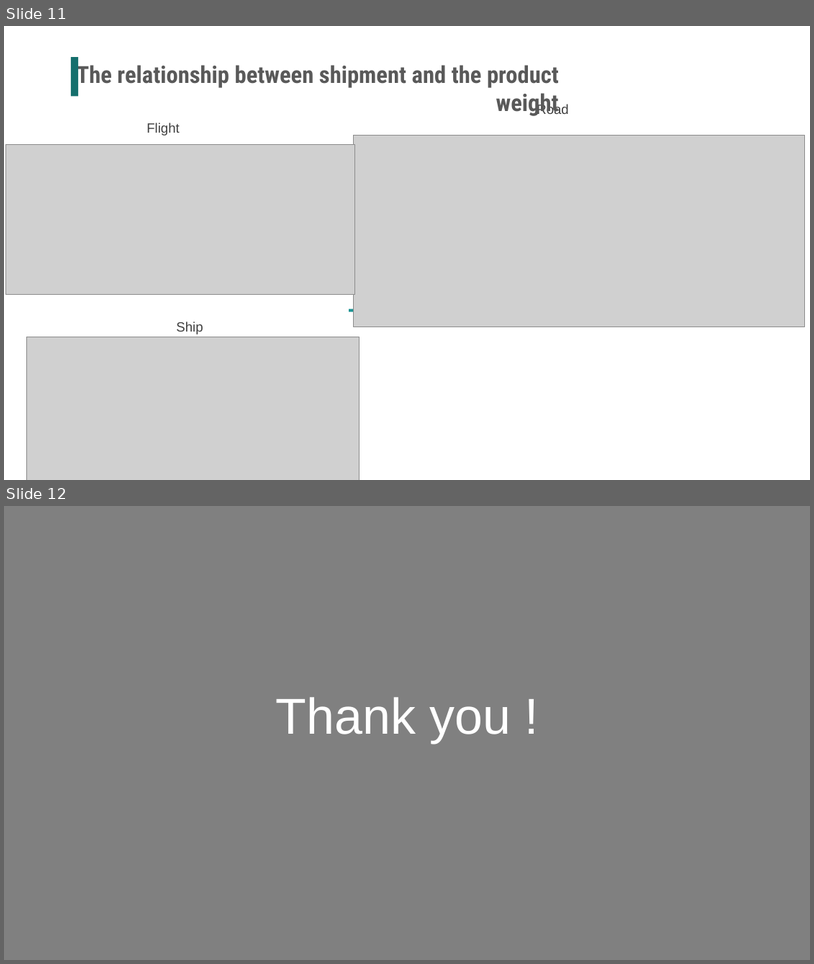
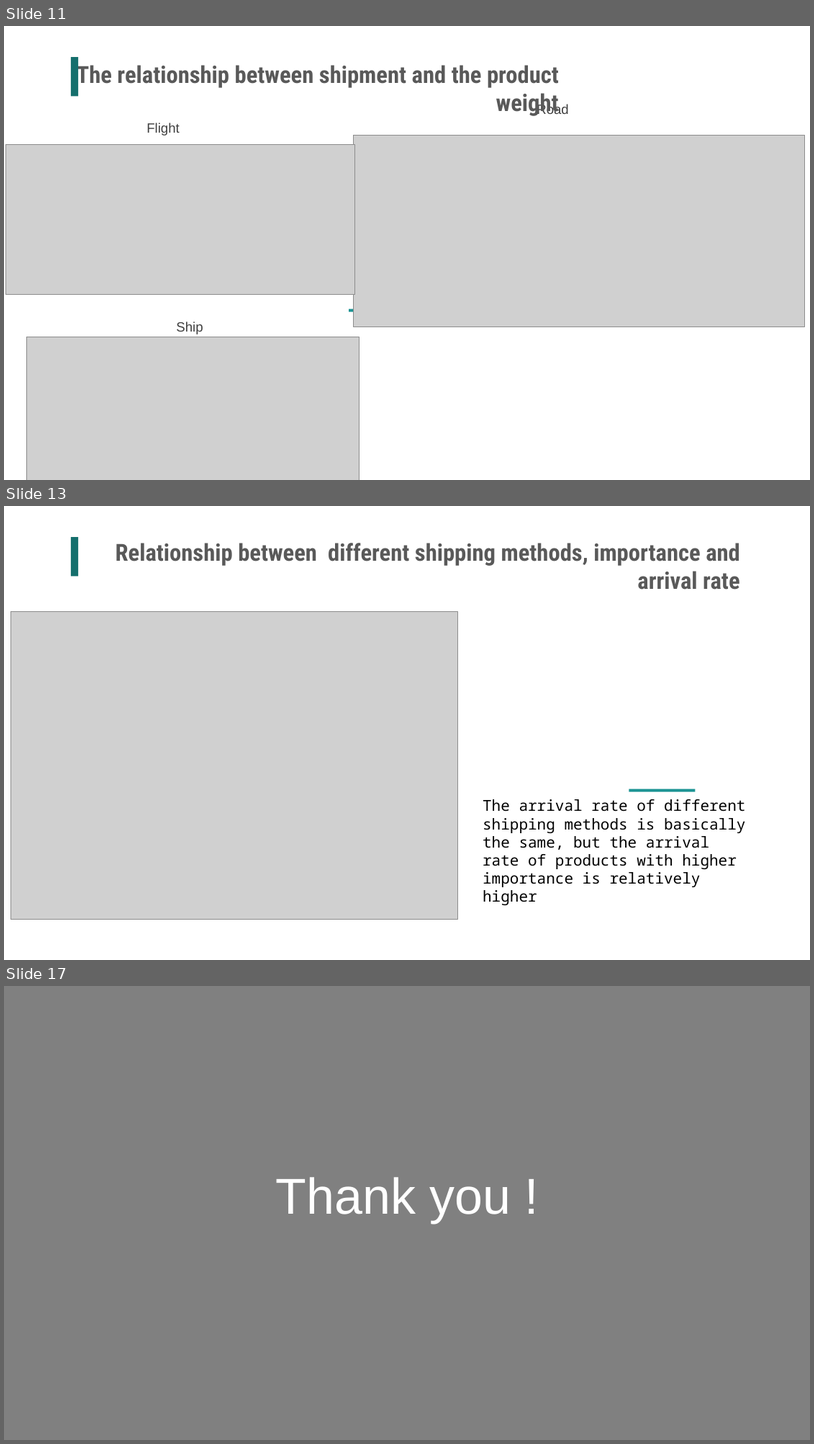
Before and after one commit to ChengQiukai/Team4_final_project, a slide deck: team-4.pptx. Shown one above the other, each under a label of ours: slides 11 and 12 before the commit, slides 11, 13 and 17 after it; the slides between them are not shown. The pictures are 814x964 and 814x1444 pixels, drawn with LibreOffice and Linux fonts; fonts in the diff are those of the drawing; grey boxes stand for pictures. Boxes give left, top, right and bottom in pixels: in the first picture for what was removed or moved away, otherwise in the second. Text is boxed around its words. In the diff, an @@ line names an element or a change of style, - is before the commit and + after.

```diff
--- a/team-4.pptx
+++ b/team-4.pptx
@@ slide 13 added at [4,506,810,960], background #FFFFFF @@
@@ rectangle added at [71,537,78,576], fill #156F6D @@
@@ text added at [116,543,741,590], 28 pt, text #595959, bold @@
+Relationship between different shipping methods, importance and arrival rate
@@ picture added at [10,612,458,919] @@
@@ text added at [483,799,746,887], 18 pt, text #000000 @@
+The arrival rate of different shipping methods is basically the same, but the arrival rate of products with higher importance is relatively higher
@@ rectangle added at [630,788,696,792], fill #1C9494 @@
@@ what was slide 12 is now slide 17 @@
```
Also in this commit, not shown: 2 slides changed, 4 other slides added, 2 other files.
